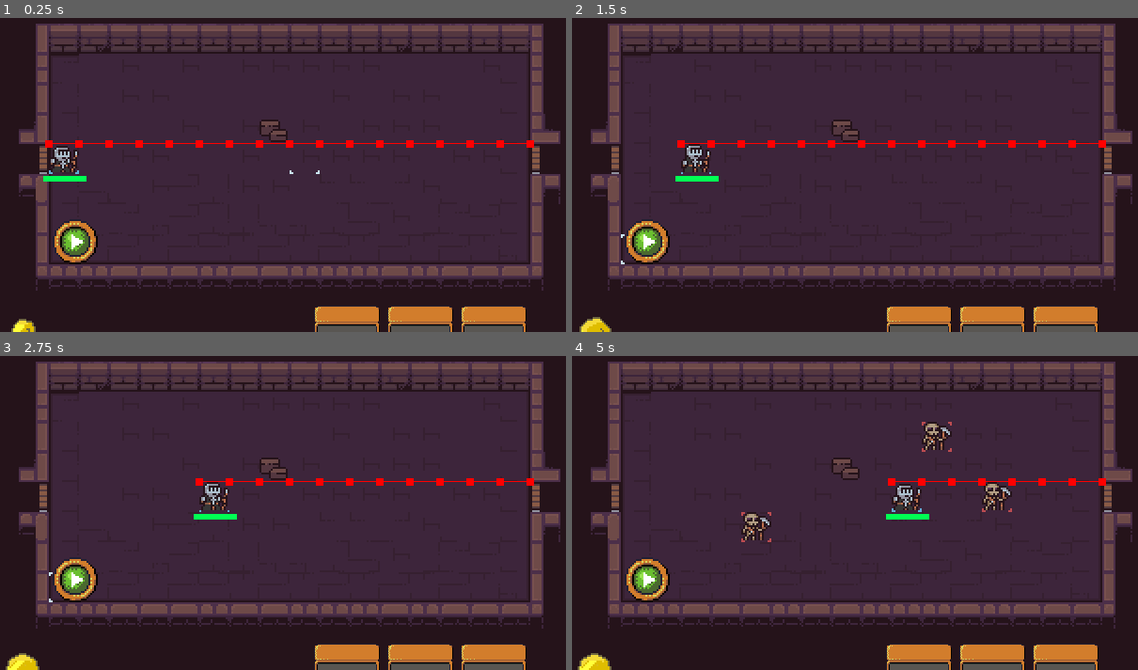
Above: before the commit, frames 1-4 (two rows, left to right).
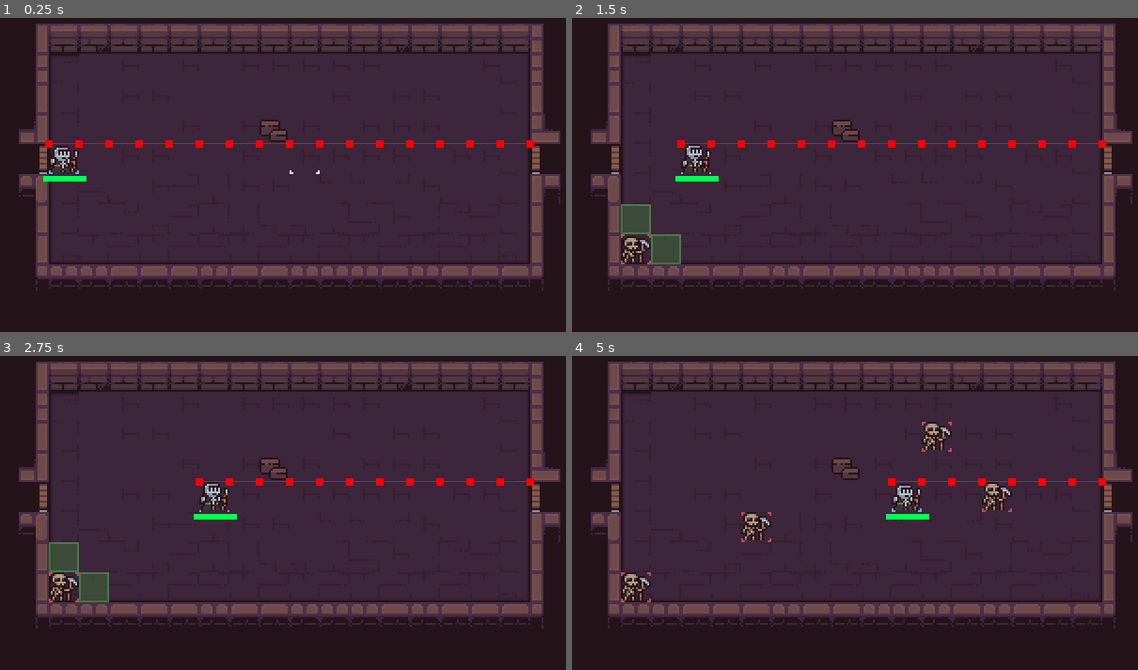
Above: after the commit, the same moments.

Repository: ThermobladeStudios/GMTK-Game-Jam-2023
Game: Godot game, scene res://main.tscn
Same seed, same stepped clock (60 frames per second), same inputs: the game is played once before the commit and once after it.
Inputs (mouse positions are in pixels of both pictures, inside the frame that each line leads up to):
- Up to frame 1 (0.25 s): no input
- Up to frame 2 (1.5 s): click (645, 240) at 0.52 s; click (645, 240) at 1.27 s
- Up to frame 3 (2.75 s): click (73, 578) at 2.02 s
- Up to frame 4 (5 s): move the mouse to (996, 484) at 2.77 s; click (996, 484) at 2.92 s; move the mouse to (741, 516) at 3.52 s; click (741, 516) at 3.67 s; move the mouse to (922, 425) at 4.27 s; click (922, 425) at 4.42 s

The runs differ from the first frame. In frame 1, 3.9% of the frame differs, in the area x 1-94%, y 64-100%; in frame 2, 4.6%; in frame 3, 4.7%, in the area x 0-94%, y 59-100%; in frame 4, 4.1%.

Commit message:
gui

Diff:
--- a/Player/Player_UI.tscn
+++ b/Player/Player_UI.tscn
@@ -1,7 +1,8 @@
-[gd_scene load_steps=14 format=3 uid="uid://dxhdlcuv0cfcl"]
+[gd_scene load_steps=15 format=3 uid="uid://dxhdlcuv0cfcl"]
 
 [ext_resource type="Texture2D" uid="uid://b2bj6nwj7qtwv" path="res://Player/coin_gold.png" id="2_7lm6j"]
 [ext_resource type="PackedScene" uid="uid://c4y6igyvy3dk1" path="res://Player/button.tscn" id="2_ou7b6"]
+[ext_resource type="Texture2D" uid="uid://bw0vsnf1pe2at" path="res://Player/counter.png" id="3_716ni"]
 [ext_resource type="PackedScene" uid="uid://fblrrtclo4fj" path="res://Player/next_turn.tscn" id="3_un3st"]
 
 [sub_resource type="StyleBoxFlat" id="StyleBoxFlat_d6hi1"]
@@ -83,15 +84,16 @@
 [node name="Panel" type="Panel" parent="."]
 z_index = -1
 layout_mode = 0
-offset_right = 320.0
-offset_bottom = 52.0
+offset_top = 130.0
+offset_right = 319.0
+offset_bottom = 182.0
 theme_override_styles/panel = SubResource("StyleBoxFlat_d6hi1")
 
 [node name="GridContainer" type="GridContainer" parent="Panel"]
 layout_mode = 2
-offset_left = 173.0
+offset_left = 8.0
 offset_top = 3.0
-offset_right = 286.0
+offset_right = 121.0
 offset_bottom = 48.0
 columns = 4
 
@@ -106,13 +108,29 @@
 
 [node name="NextTurn" parent="." instance=ExtResource("3_un3st")]
 layout_mode = 0
-offset_left = 34.0
-offset_top = -43.0
-offset_right = 58.0
-offset_bottom = -19.0
+offset_left = 289.0
+offset_top = 154.0
+offset_right = 313.0
+offset_bottom = 178.0
 
-[node name="AnimatedSprite2D" type="AnimatedSprite2D" parent="."]
-position = Vector2(18, 24)
+[node name="Label" type="TextureRect" parent="."]
+layout_mode = 0
+offset_left = 205.0
+offset_top = 154.0
+offset_right = 284.0
+offset_bottom = 178.0
+texture = ExtResource("3_716ni")
+
+[node name="Label" type="Label" parent="Label"]
+layout_mode = 0
+offset_left = 36.0
+offset_right = 76.0
+offset_bottom = 26.0
+text = "100"
+
+[node name="Coin" type="AnimatedSprite2D" parent="Label"]
+position = Vector2(12, 15)
+scale = Vector2(0.5, 0.5)
 sprite_frames = SubResource("SpriteFrames_cq4ji")
 autoplay = "default"
 frame_progress = 0.0672525
--- a/Player/counter.tscn
+++ /dev/null
@@ -1,21 +0,0 @@
-[gd_scene load_steps=2 format=3 uid="uid://dysnwdaiiajv"]
-
-[ext_resource type="Texture2D" uid="uid://cvu3el60peo1b" path="res://icon.svg" id="1_6kmeu"]
-
-[node name="Counter" type="NinePatchRect"]
-offset_right = 73.0
-offset_bottom = 41.0
-texture = ExtResource("1_6kmeu")
-
-[node name="Label" type="Label" parent="."]
-layout_mode = 1
-anchors_preset = 4
-anchor_top = 0.5
-anchor_bottom = 0.5
-offset_top = -12.5
-offset_right = 37.0
-offset_bottom = 13.5
-grow_vertical = 2
-text = "100"
-horizontal_alignment = 1
-vertical_alignment = 1
--- a/main.tscn
+++ b/main.tscn
@@ -17,11 +17,6 @@
 [node name="Marker2D" type="Marker2D" parent="."]
 position = Vector2(288, 80)
 
-[node name="Interface" parent="." instance=ExtResource("4_bvfwu")]
-offset_top = 163.0
-offset_right = 200.0
-offset_bottom = 163.0
-
 [node name="Node2D" parent="." instance=ExtResource("5_u7o2b")]
 position = Vector2(144, 64)
 
@@ -32,3 +27,10 @@
 limit_right = 480
 limit_bottom = 270
 script = ExtResource("6_qau1g")
+
+[node name="CanvasLayer" type="CanvasLayer" parent="."]
+
+[node name="Interface" parent="CanvasLayer" instance=ExtResource("4_bvfwu")]
+offset_top = 163.0
+offset_right = 200.0
+offset_bottom = 163.0
Binary file changed: Player/coin_gold.png
